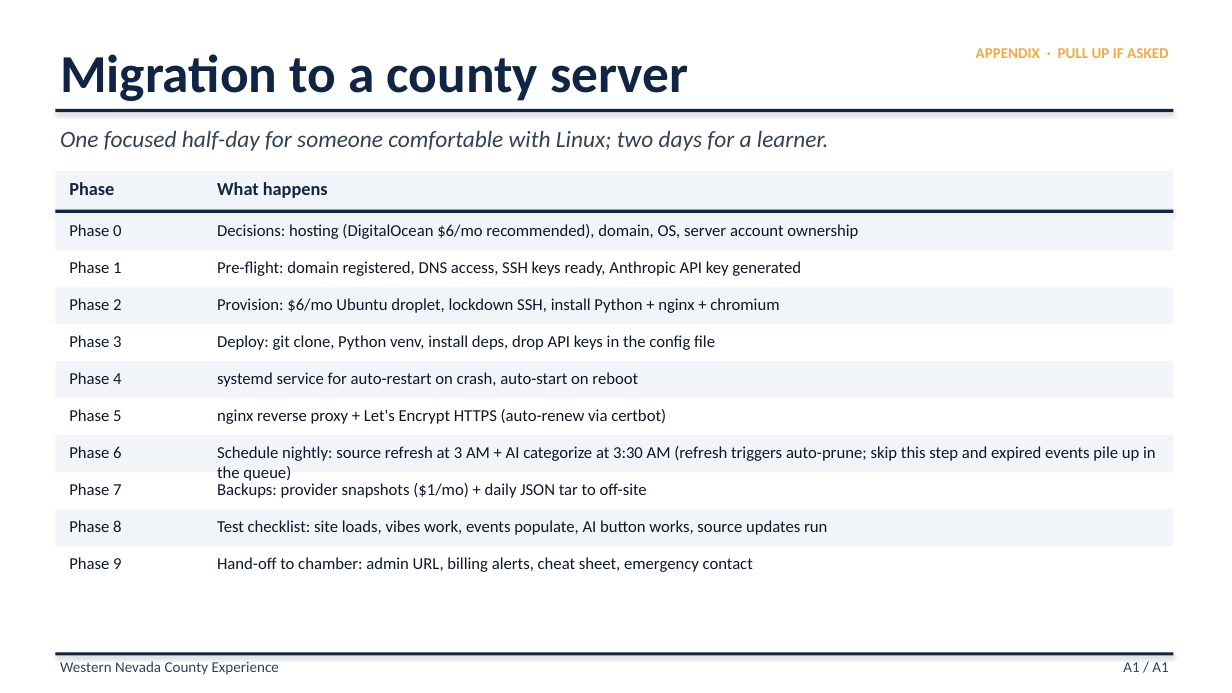
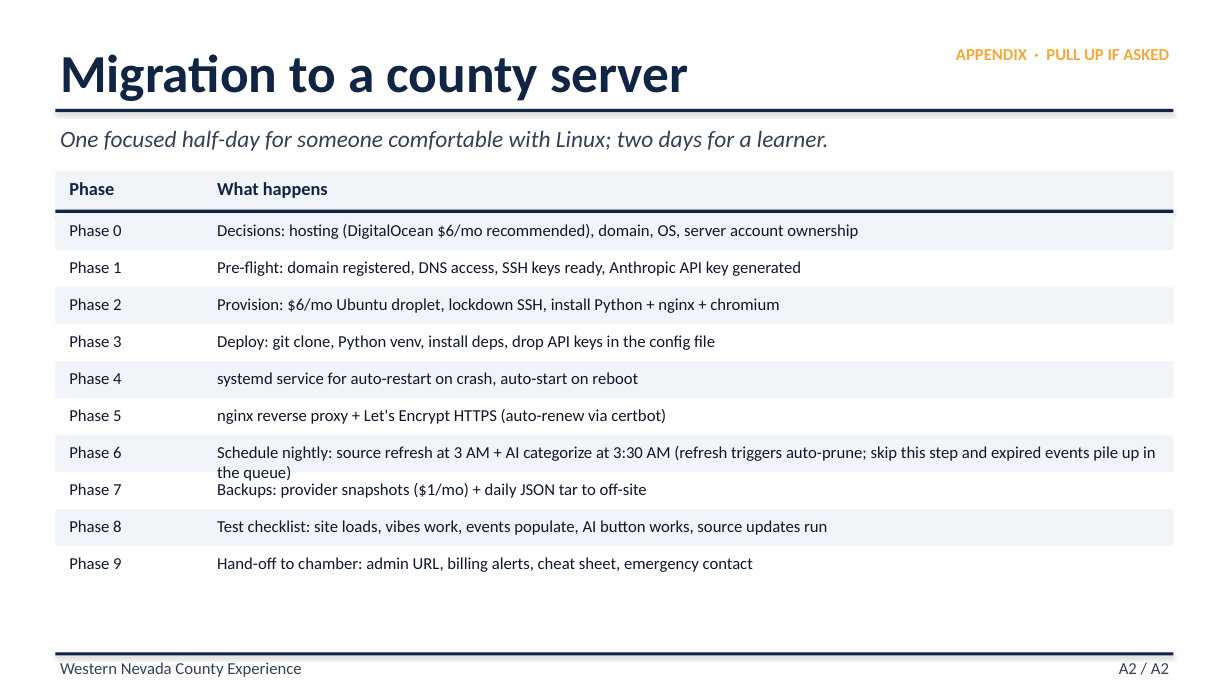
Before and after one commit to liammlrb-eng/nevada-county-experiences, a slide deck: slide 17 of demo_pitch.pptx (slide 16 before the commit). Drawn at 1232x693 pixels with LibreOffice and Linux fonts; fonts in the diff are those of the drawing. Boxes give left, top, right and bottom in pixels: in the first picture for what was removed or moved away, otherwise in the second. Text is boxed around its words. In the diff, an @@ line names an element or a change of style, - is before the commit and + after.

```diff
--- a/demo_pitch.pptx
+++ b/demo_pitch.pptx
@@ text "APPENDIX · PULL UP IF ..." at <box>956,49,1169,60</box>: size 11.7 to 13 pt @@
@@ text "Western Nevada County Experience" at <box>60,662,301,677</box>: size 11.7 to 13 pt @@
@@ text at <box>1119,663,1169,674</box>: text changed; size 11.7 to 13 pt @@
-A1 / A1
+A2 / A2
```
Also in this commit, not shown: 13 other slides changed, 1 slide added, 3 other files.
